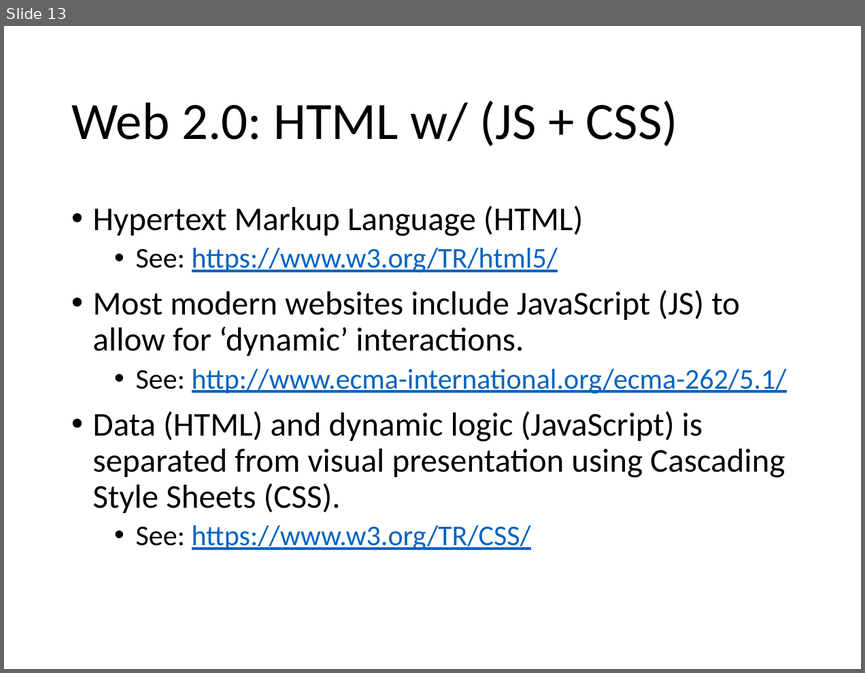
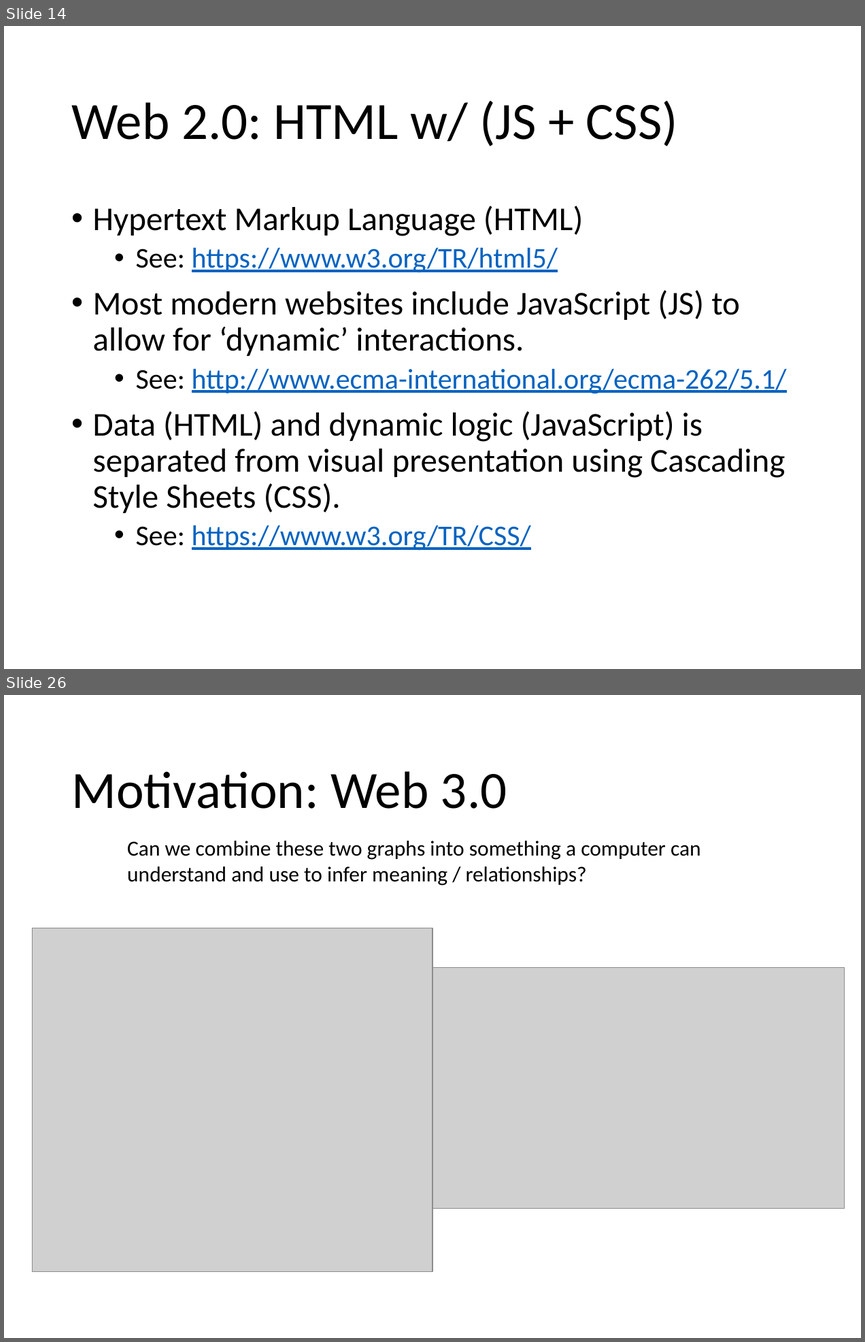
Before and after one commit to colinbellCA/1161.cs330-uwaterloo-sematic_analytics, a slide deck: 1161.cs330-social_graphs_and_semantic_analytics.pptx. Shown one above the other, each under a label of ours: slide 13 before the commit, slides 14 and 26 after it; the slides between them are not shown. The pictures are 865x673 and 865x1342 pixels, drawn with LibreOffice and Linux fonts; fonts in the diff are those of the drawing; grey boxes stand for pictures. Boxes give left, top, right and bottom in pixels: in the first picture for what was removed or moved away, otherwise in the second. Text is boxed around its words. In the diff, an @@ line names an element or a change of style, - is before the commit and + after.

```diff
--- a/1161.cs330-social_graphs_and_semantic_analytics.pptx
+++ b/1161.cs330-social_graphs_and_semantic_analytics.pptx
@@ slide 26 added at (x1=4, y1=695, x2=861, y2=1338), background #FFFFFF @@
@@ title added at (x1=71, y1=771, x2=507, y2=809), 44 pt, text #000000 @@
+Motivation: Web 3.0
@@ text added at (x1=127, y1=841, x2=701, y2=885), 18 pt, text #000000 @@
+Can we combine these two graphs into something a computer can understand and use to infer meaning / relationships?
@@ picture added at (x1=33, y1=928, x2=432, y2=1272) @@
@@ picture added at (x1=432, y1=968, x2=844, y2=1208) @@
@@ what was slide 13 is now slide 14 @@
```
Also in this commit, not shown: 9 slides changed, 8 other slides added, 3 other files.
